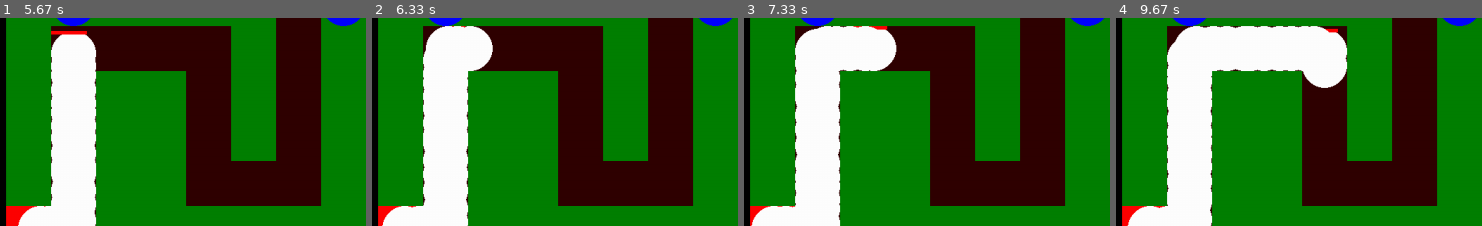
Above: before the commit, frames 1-4 (left to right).
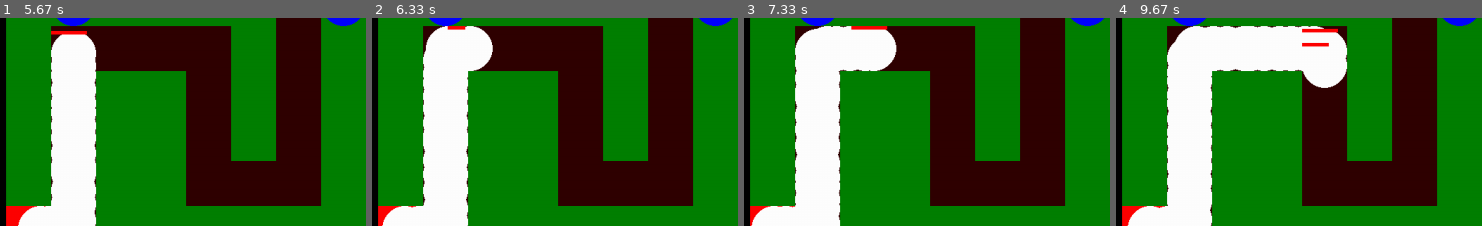
Above: after the commit, the same moments.

Repository: Eric-Guerra-Ribeiro/veik-defense
Game: pygame game, started from main.py
Two runs of this game, one before a commit and one after it. Both use one fixed random seed, a clock stepped at 60 frames per second and the inputs below.
Inputs:
- Up to frame 1 (5.67 s): tap Space at 0.33, 0.73, 1.03, 1.23, 1.57, 1.87, 2.07, 2.37, 2.63, 2.97, 3.27, 3.4, 3.8, 4.1, 4.47, 4.87, 5.17, 5.37 s
- Up to frame 2 (6.33 s): tap Space at 5.67, 5.87, 6.2 s
- Up to frame 3 (7.33 s): tap Space at 6.5, 6.7, 7, 7.27 s
- Up to frame 4 (9.67 s): tap Space at 7.6, 7.9, 8.03, 8.43, 8.73, 9.1, 9.5 s
The pictures show only the part of the screen within x 0-50%, y 32-82%; the shares and areas given below are measured in that part.

Frame 1 is identical in both runs. In frame 2, 0.1% of the frame differs, in the area x 20-26%, y 3-6%; in frame 3, 0.1%; in frame 4, 0.3%, in the area x 50-59%, y 4-14%.

Commit message:
Fix hp bar overlap

Diff:
--- a/art.py
+++ b/art.py
@@ -64,6 +64,8 @@
             self.screen.blit(
                 self.unit_imgs[unit.get_unit_type()], unit_pos
             )
+        for unit in self.game.units:
+            unit_pos = screenpos.unit_pos_in_scrn(unit.cur_pos, unit.next_pos, unit.move_progress)
             self.hp_bar(unit_pos, unit.get_health_perc())
         for tower in self.game.towers:
             tower_pos = screenpos.unit_pos_in_scrn(tower.pos, tower.pos, 1)
